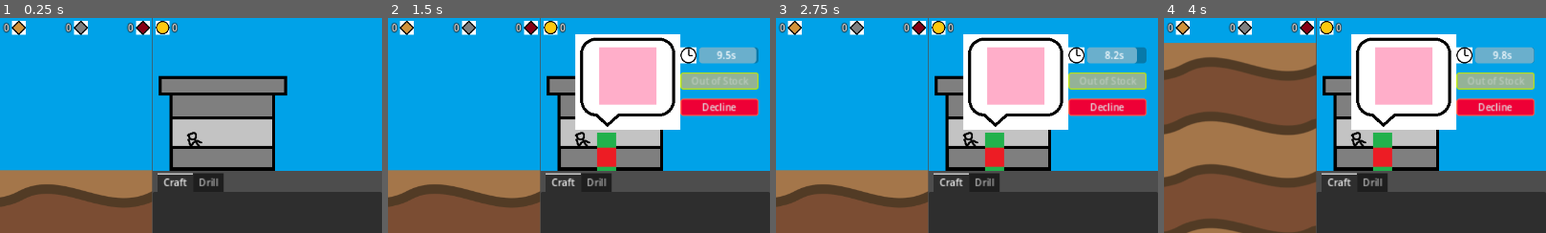
Above: before the commit, frames 1-4 (left to right).
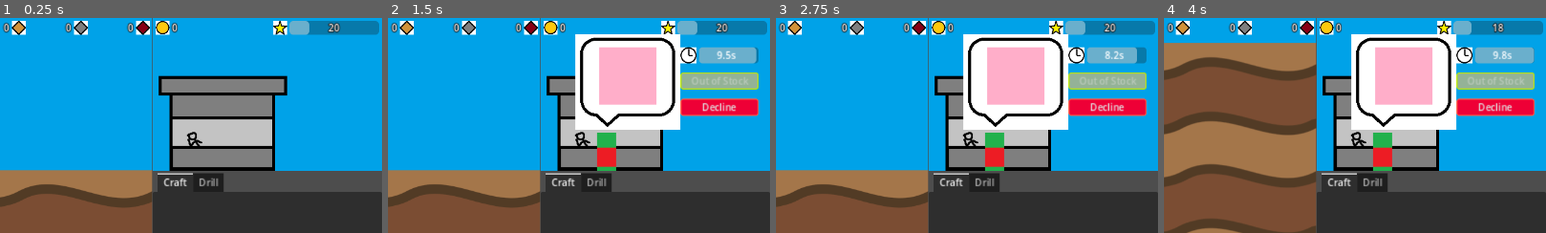
Above: after the commit, the same moments.

Repository: aNotSoCleverName/mechanicore
Game: Godot game, scene res://Main.tscn
The game is run twice, just before and just after one commit, with the same random seed, the same clock (stepped at 60 frames per second) and the same inputs.
Inputs:
- Up to frame 1 (0.25 s): no input
- Up to frame 2 (1.5 s): tap Enter (ui_accept) at 0.5, 0.77 s; hold Right (ui_right) 0.53-1.28 s; tap R at 0.6, 1.35 s; hold Left (ui_left) from 1.28 s (still down)
- Up to frame 3 (2.75 s): tap Enter (ui_accept) at 1.52 s; release Left (ui_left) at 2.03 s; hold Right (ui_right) from 2.03 s (still down); tap R at 2.1 s
- Up to frame 4 (4 s): release Right (ui_right) at 2.75 s; click "Decline" at 2.75 s; tap Enter (ui_accept) at 3.5, 3.77 s; hold Right (ui_right) from 3.53 s (still down); tap R at 3.6 s
The pictures show only the part of the screen within x 50-100%, y 0-50%; the shares and areas given below are measured in that part.

The runs differ from the first frame. In frame 1, 1.8% of the frame differs, in the area x 71-100%, y 1-8%; in frame 2, 1.8%; in frame 3, 1.8%; in frame 4, 1.8%.

Commit message:
Implemented reputation system. Currently doesn't do anything

Diff:
--- a/Base/Base.tscn
+++ b/Base/Base.tscn
@@ -12,6 +12,8 @@
 [ext_resource type="LabelSettings" uid="uid://ij0ls7r7u6aq" path="res://Simple Label.tres" id="4_g8vcw"]
 [ext_resource type="Script" path="res://Base/Shop/Money.gd" id="4_m4g0m"]
 [ext_resource type="Texture2D" uid="uid://bripmml1nnira" path="res://Endless Run/Ores/Ore3.png" id="5_ju8iy"]
+[ext_resource type="Script" path="res://Base/Shop/Reputation.gd" id="6_jwxte"]
+[ext_resource type="Texture2D" uid="uid://ues24mh5krya" path="res://Base/Shop/Reputation.png" id="7_6bvwc"]
 
 [sub_resource type="Resource" id="Resource_hecib"]
 script = ExtResource("2_36thw")
@@ -64,6 +66,7 @@
 
 [node name="Money" type="HBoxContainer" parent="Shop/Shop/Top Bar/HBoxContainer"]
 layout_mode = 2
+size_flags_horizontal = 3
 
 [node name="TextureRect" type="TextureRect" parent="Shop/Shop/Top Bar/HBoxContainer/Money"]
 layout_mode = 2
@@ -75,6 +78,39 @@
 text = "0"
 label_settings = ExtResource("4_g8vcw")
 script = ExtResource("4_m4g0m")
+
+[node name="Reputation" type="HBoxContainer" parent="Shop/Shop/Top Bar/HBoxContainer"]
+layout_mode = 2
+script = ExtResource("6_jwxte")
+
+[node name="TextureRect" type="TextureRect" parent="Shop/Shop/Top Bar/HBoxContainer/Reputation"]
+layout_mode = 2
+texture = ExtResource("7_6bvwc")
+expand_mode = 2
+
+[node name="ProgressBar" type="ProgressBar" parent="Shop/Shop/Top Bar/HBoxContainer/Reputation"]
+custom_minimum_size = Vector2(150, 0)
+layout_mode = 2
+size_flags_vertical = 1
+step = 1.0
+show_percentage = false
+
+[node name="Label" type="Label" parent="Shop/Shop/Top Bar/HBoxContainer/Reputation/ProgressBar"]
+layout_mode = 1
+anchors_preset = 8
+anchor_left = 0.5
+anchor_top = 0.5
+anchor_right = 0.5
+anchor_bottom = 0.5
+offset_left = -20.0
+offset_top = -11.5
+offset_right = 20.0
+offset_bottom = 11.5
+grow_horizontal = 2
+grow_vertical = 2
+text = "50"
+label_settings = ExtResource("4_g8vcw")
+horizontal_alignment = 1
 
 [node name="Order" parent="Shop/Shop" instance=ExtResource("3_l61gs")]
 offset_left = 58.0
@@ -159,6 +195,7 @@
 
 [connection signal="tree_entered" from="." to="." method="_on_tree_entered"]
 [connection signal="tree_entered" from="Shop/Shop/Top Bar/HBoxContainer/Money/Label" to="Shop/Shop/Top Bar/HBoxContainer/Money/Label" method="_on_tree_entered"]
+[connection signal="tree_entered" from="Shop/Shop/Top Bar/HBoxContainer/Reputation" to="Shop/Shop/Top Bar/HBoxContainer/Reputation" method="_on_tree_entered"]
 [connection signal="child_entered_tree" from="Shop/Shop/Queue" to="Shop/Shop/Queue" method="_on_child_entered_tree"]
 [connection signal="child_exiting_tree" from="Shop/Shop/Queue" to="Shop/Shop/Queue" method="_on_child_exiting_tree"]
 [connection signal="child_order_changed" from="Shop/Shop/Queue" to="Shop/Shop/Queue" method="_on_child_order_changed"]
--- /dev/null
+++ b/Base/Shop/Reputation.gd
@@ -0,0 +1,30 @@
+extends HBoxContainer
+
+const DEFAULT_REPUTATION = 20;
+
+var _reputation: int:
+	get:
+		return _reputation;
+	set(inValue):
+		_reputation = inValue;
+		$ProgressBar.value = _reputation;
+		$ProgressBar/Label.text = str(_reputation);
+
+func _on_tree_entered():
+	SignalBus_Base.shop_sell.connect(
+		func (_inCraftItem: CraftItem):
+			self._reputation += 2;
+	)
+
+	SignalBus_Base.shop_decline.connect(
+		func ():
+			self._reputation -= 2;
+	)
+
+	SignalBus_Base.shop_leave_angry.connect(
+		func ():
+			self._reputation -= 5;
+	)
+
+func _ready():
+	self._reputation = self.DEFAULT_REPUTATION;
Not shown: 1 places in Base/Base.tscn that only renumber resources
Binary file added: Base/Shop/Reputation.png
Not shown, added: Base/Shop/Reputation.png.import
